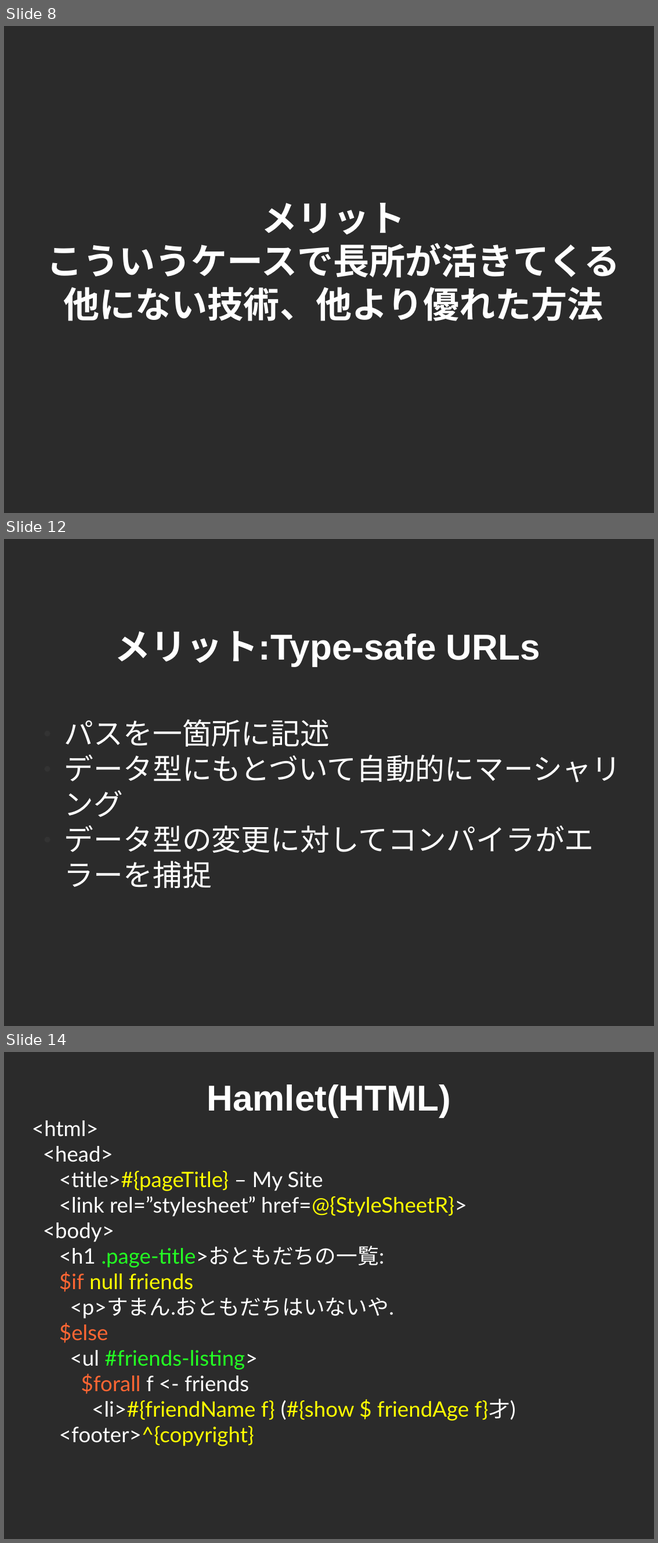
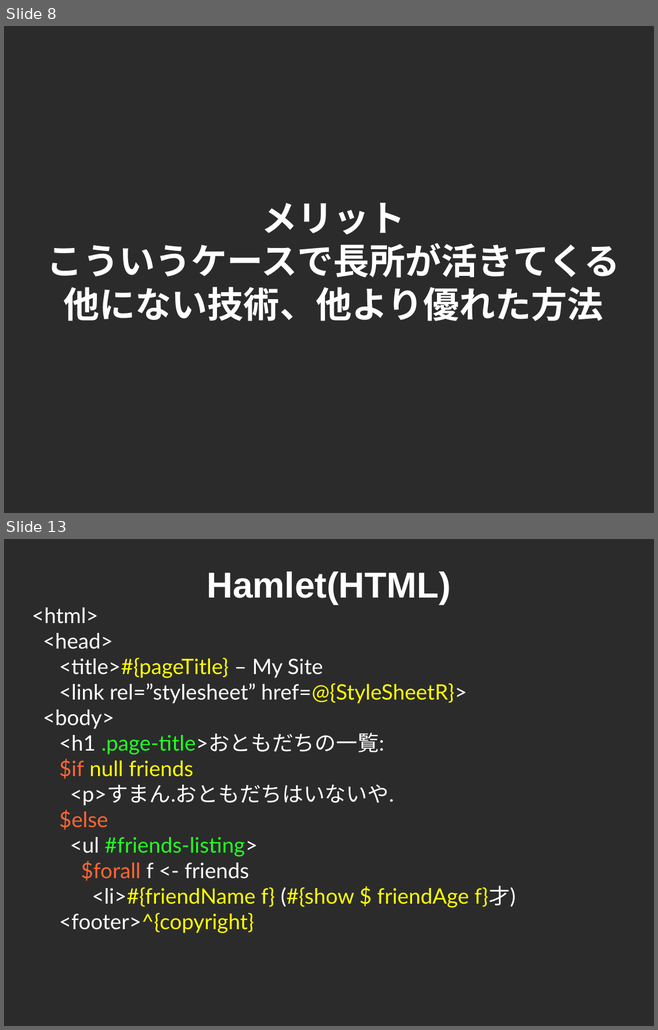
Before and after one commit to cutsea110/cross-slide, a slide deck: CROSS-Yesod.odp. Shown one above the other, each under a label of ours: slides 8, 12 and 14 before the commit, slides 8 and 13 after it; the slides between them are not shown. The pictures are 658x1543 and 658x1030 pixels, drawn with LibreOffice and Linux fonts; fonts in the diff are those of the drawing; background and template pictures are left out; a plain dark background stands for a picture behind light text. Boxes give left, top, right and bottom in pixels: in the first picture for what was removed or moved away, otherwise in the second. Text is boxed around its words. In the diff, an @@ line names an element or a change of style, - is before the commit and + after.

```diff
--- a/CROSS-Yesod.odp
+++ b/CROSS-Yesod.odp
@@ slide 12 removed at <box>4,539,654,1026</box>, background picture (left out) @@
@@ title removed at <box>114,631,540,667</box> @@
-メリット:Type-safe URLs
@@ text removed at <box>64,719,621,888</box> @@
-● パスを一箇所に記述
-● データ型にもとづいて自動的にマーシャリング
-● データ型の変更に対してコンパイラがエラーを捕捉
@@ what was slide 14 is now slide 13 @@
```
Also in this commit, not shown: 24 slides changed, 1 other slide removed, 1 other file.
